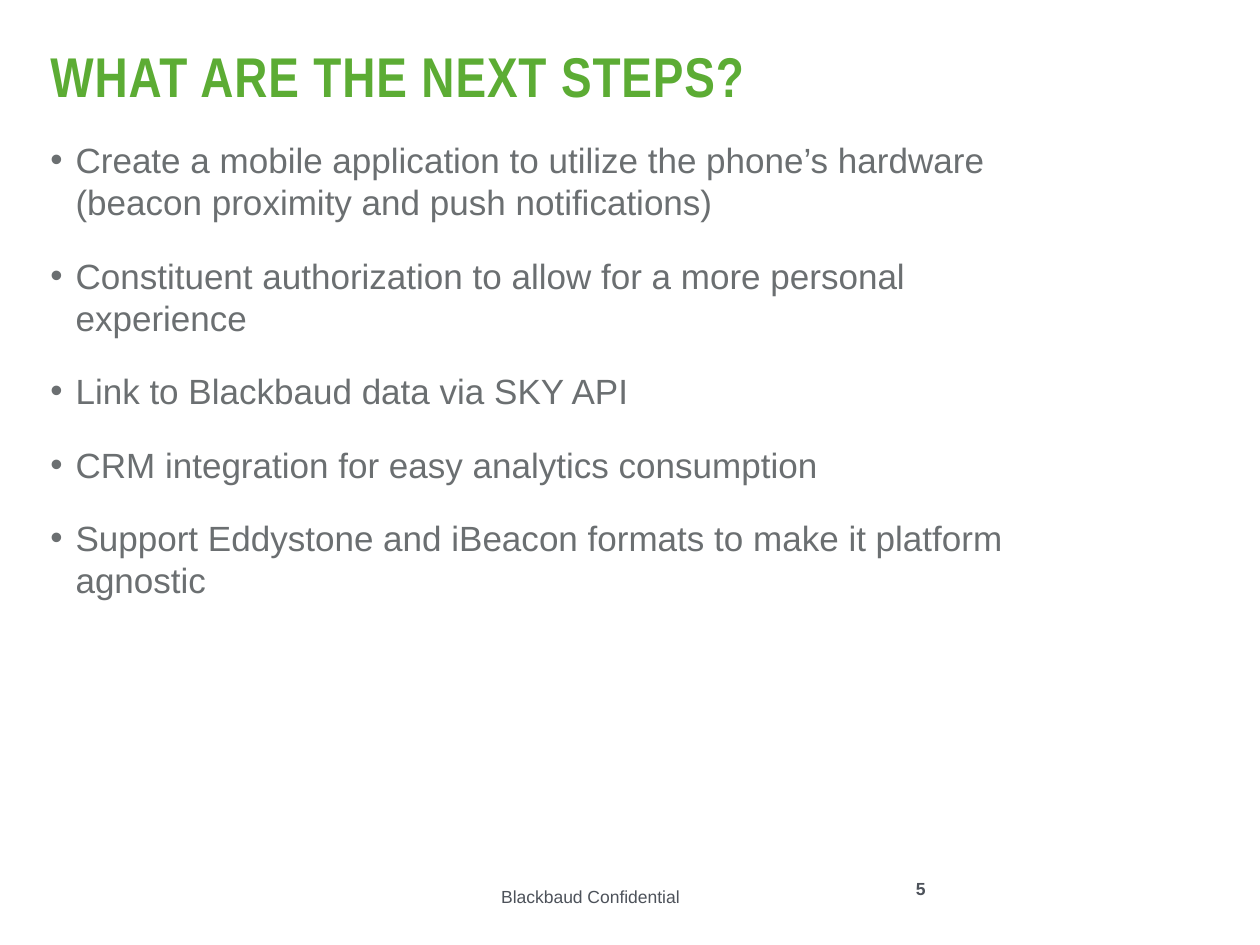
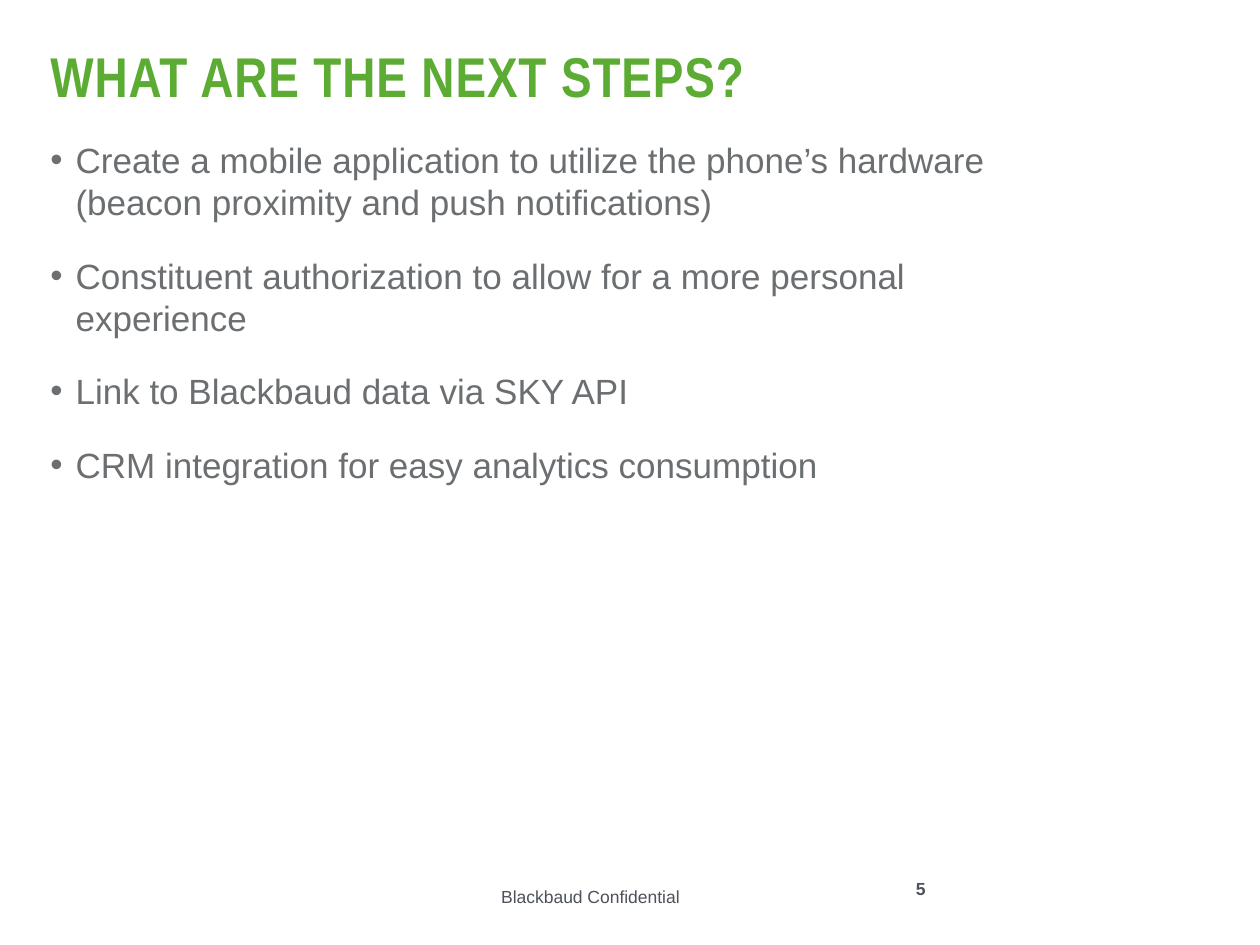
Before and after one commit to Blackbaud-SteveBrush/otg-altru, a slide deck: slide 5 of presentation/presentation.pptx. Drawn at 1260x945 pixels with LibreOffice and Linux fonts; fonts in the diff are those of the drawing; background and template pictures are left out. Boxes give left, top, right and bottom in pixels: in the first picture for what was removed or moved away, otherwise in the second. Text is boxed around its words. In the diff, an @@ line names an element or a change of style, - is before the commit and + after.

Commit message:
PPT and Script update

```diff
--- a/presentation/presentation.pptx
+++ b/presentation/presentation.pptx
@@ text at <box>76,525,1002,600</box>: paragraph removed @@
-• Support Eddystone and iBeacon formats to make it platform agnostic
```
Also in this commit, not shown: 1 other file.
